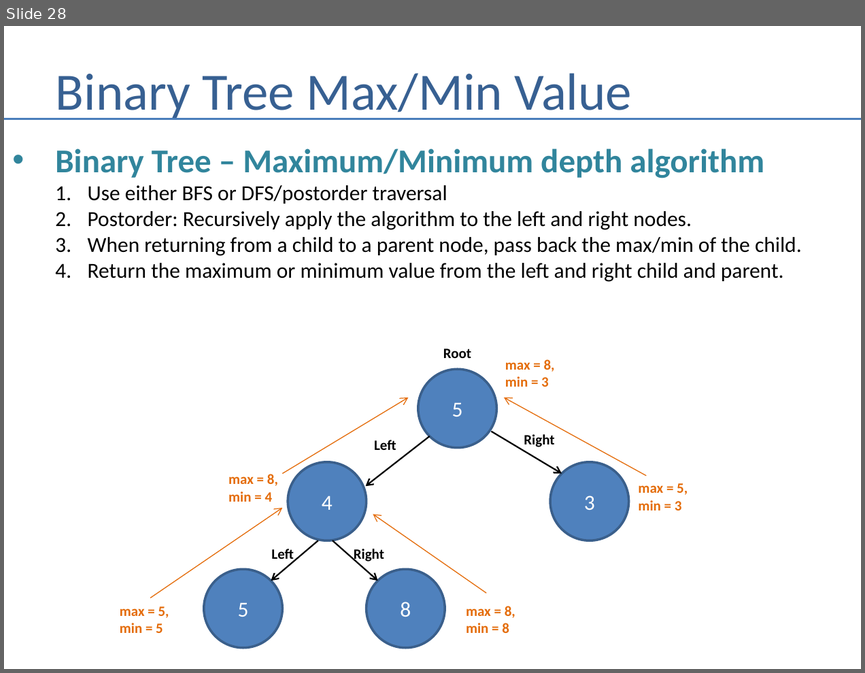
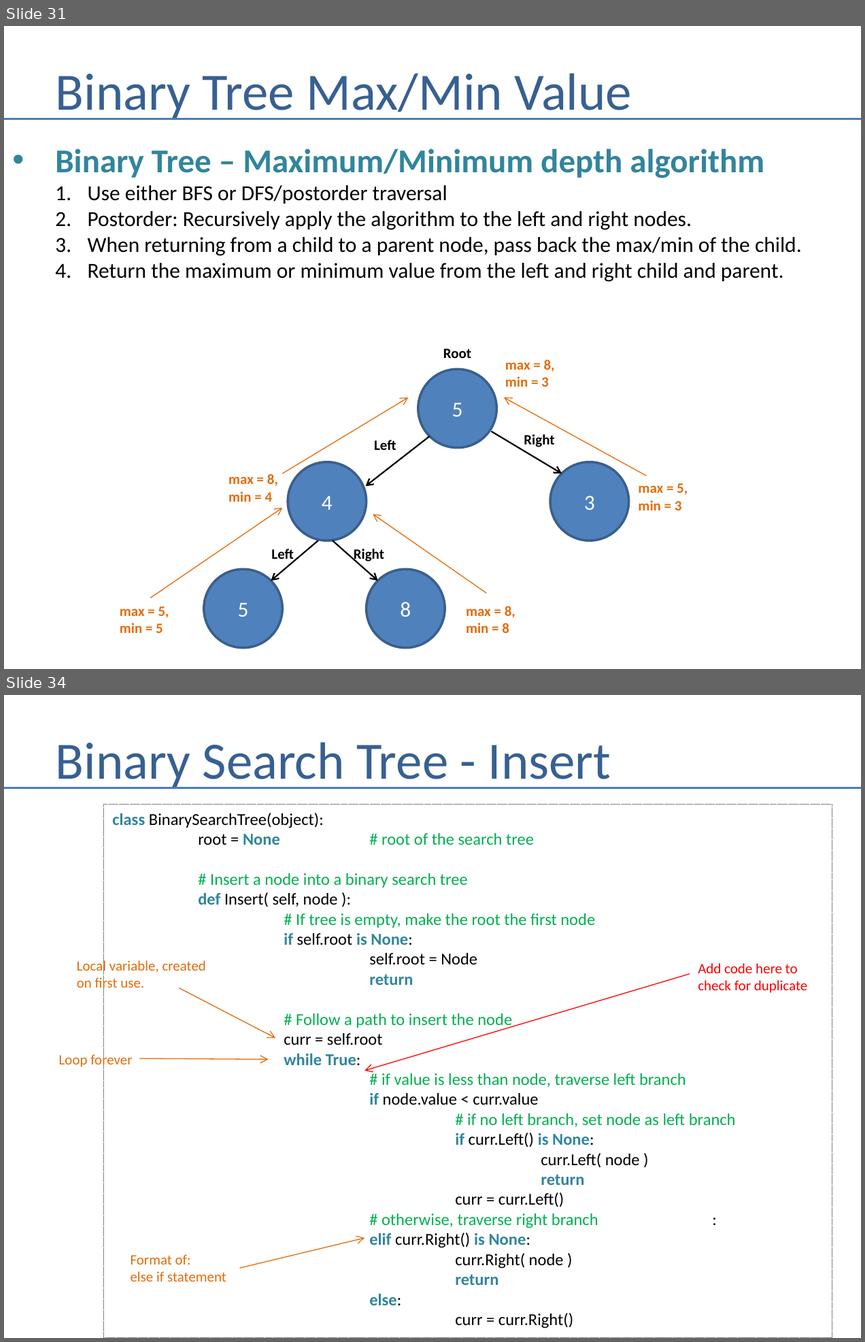
Before and after one commit to andrewferlitsch/Portland-Data-Science-Group, a slide deck: Presentations/Whiteboarding.pptx. Shown one above the other, each under a label of ours: slide 28 before the commit, slides 31 and 34 after it; the slides between them are not shown. The pictures are 865x673 and 865x1342 pixels, drawn with LibreOffice and Linux fonts; fonts in the diff are those of the drawing. Boxes give left, top, right and bottom in pixels: in the first picture for what was removed or moved away, otherwise in the second. Text is boxed around its words. In the diff, an @@ line names an element or a change of style, - is before the commit and + after.

```diff
--- a/Presentations/Whiteboarding.pptx
+++ b/Presentations/Whiteboarding.pptx
@@ slide 34 added at (4,695,861,1338), background #FFFFFF @@
@@ title added at (56,742,611,789), 44 pt, text #376092 @@
+Binary Search Tree - Insert
@@ line added from (4, 787) to (861, 787), #4B7EBC 1.5 pt @@
@@ rectangle added at (104,804,832,1338), outline #808080 0.75 pt dashed, 14 pt, text #00B050 @@
+class BinarySearchTree(object):
+root = None # root of the search tree
+# Insert a node into a binary search tree
+def Insert( self, node ):
+# If tree is empty, make the root the first node
+if self.root is None:
+self.root = Node
+return
+# Follow a path to insert the node
+curr = self.root
+while True:
+# if value is less than node, traverse left branch
+if node.value < curr.value
+# if no left branch, set node as left branch
+if curr.Left() is None:
+curr.Left( node )
+return
+curr = curr.Left()
+# otherwise, traverse right branch :
+elif curr.Right() is None:
+curr.Right( node )
+return
+else:
+curr = curr.Right()
@@ text added at (77,958,206,991), 12 pt, text #E46C0A @@
+Local variable, created
+on first use.
@@ arrow added from (689, 974) to (364, 1070), #FF0000 0.75 pt @@
@@ text added at (698,963,807,993), 12 pt, text #FF0000 @@
+Add code here to
+check for duplicate
@@ arrow added from (179, 988) to (275, 1038), #E46C0A 0.75 pt @@
@@ text added at (59,1053,132,1069), 12 pt, text #E46C0A @@
+Loop forever
@@ arrow added from (139, 1058) to (268, 1059), #E46C0A 0.75 pt @@
@@ arrow added from (239, 1268) to (364, 1238), #E46C0A 0.75 pt @@
@@ text added at (130,1254,226,1281), 12 pt, text #E46C0A @@
+Format of:
+else if statement
@@ what was slide 28 is now slide 31 @@
```
Also in this commit, not shown: 2 slides changed, 27 other slides added.
